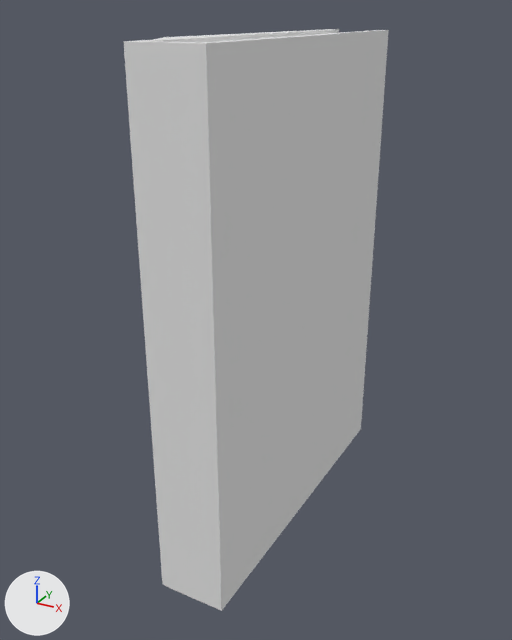
The OBJ model InherentGames/assets/raw/book.obj as it was, and as the next commit left it.
Camera for both pictures: a 50 mm camera at (2.41, -3.72, 2.5) aimed at (0.0, 0.66, 0.31). The axes (+X, +Y, +Z) are drawn at lower left. The lights are the same throughout. Where no turn or scale is listed for an object, it has been applied to the vertices.

Script lines for the objects in view, before the commit:
```python
me_book = bpy.data.meshes.new('book')
me_book.from_pydata(...)  # 56 vertices, 54 faces; spans x -0.13..0.38, y -0.55..2.17, z -1.4..2.35
me_book.materials.append(mat_initialshadinggroup)  # white #e7e7e7
ob_book = bpy.data.objects.new('book', me_book)
ob_book.location = (0.0, 0.0, 0.0)
```
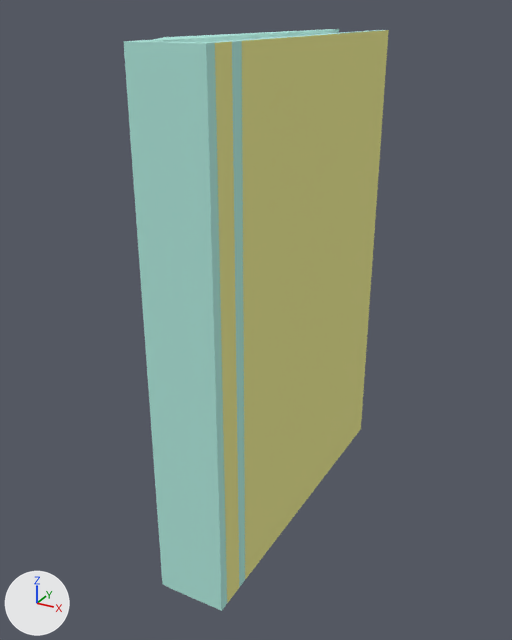
Scene script edits in JSON lines:
```json
{"op": "add", "block": "mat_lambert3sg", "code": ["mat_lambert3sg = principled_material('lambert3SG')", "mat_lambert3sg.base_color = (1.0, 1.0, 1.0)  # white #ffffff", "mat_lambert3sg.roughness = 1.0"]}
{"op": "add", "block": "mat_lambert4sg", "code": ["mat_lambert4sg = principled_material('lambert4SG')", "mat_lambert4sg.base_color = (0.83, 0.81, 0.28)  # yellow #ebe890", "mat_lambert4sg.roughness = 1.0"]}
{"op": "add", "block": "mat_lambert2sg", "code": ["mat_lambert2sg = principled_material('lambert2SG')", "mat_lambert2sg.base_color = (0.45, 0.84, 0.75)  # cyan #b3ece1", "mat_lambert2sg.roughness = 1.0"]}
{"block": "me_book", "where": "me_book.from_pydata(...)  # 56 vertices, 54 faces; spans x -0.13..0.38, y -0.55..2.17, z -1.4..2.35"}
{"block": "me_book", "where": "# used by ob_book; location = (0.0, 0.0, 0.0)"}
{"block": "me_book", "change": "me_book part 1: 16 of the faces centred in x -0.09..0.34, y -0.51..0.99, z 2.29..2.34 switch from mat_initialshadinggroup (white #e7e7e7) to mat_lambert2sg (cyan #b3ece1)"}
{"block": "me_book", "change": "me_book part 2: 7 of the faces centred in x -0.13..0.38, y -0.54..-0.24, z 0.48 switch from mat_initialshadinggroup (white #e7e7e7) to mat_lambert2sg (cyan #b3ece1)"}
{"block": "me_book", "change": "me_book part 3: all 2 faces centred in x -0.13..0.38, y -0.38, z 0.48 switch from mat_initialshadinggroup (white #e7e7e7) to mat_lambert4sg (yellow #ebe890)"}
{"block": "me_book", "change": "me_book part 4: all 2 faces centred in x -0.13..0.38, y 0.99, z 0.48 switch from mat_initialshadinggroup (white #e7e7e7) to mat_lambert4sg (yellow #ebe890)"}
{"op": "add", "block": "me_book", "code": "me_book.materials.append(mat_lambert3sg)  # white #ffffff"}
```

Location of each change, (x1, y1, x2, y2) in pixels of the pictures (512 x 640 px):
```json
{"part": 1, "of": "me_book", "change": "recoloured", "before": [129, 29, 382, 43], "after": [129, 29, 382, 43], "on screen": "white to cyan"}
{"part": 2, "of": "me_book", "change": "recoloured", "before": [123, 41, 245, 611], "after": [123, 41, 245, 611], "on screen": "white to cyan"}
{"part": 3, "of": "me_book", "change": "recoloured", "before": [215, 42, 239, 603], "after": [215, 42, 239, 603], "on screen": "white to yellow"}
{"part": 4, "of": "me_book", "change": "recoloured", "before": [242, 30, 389, 580], "after": [242, 30, 389, 580], "on screen": "white to yellow"}
```
